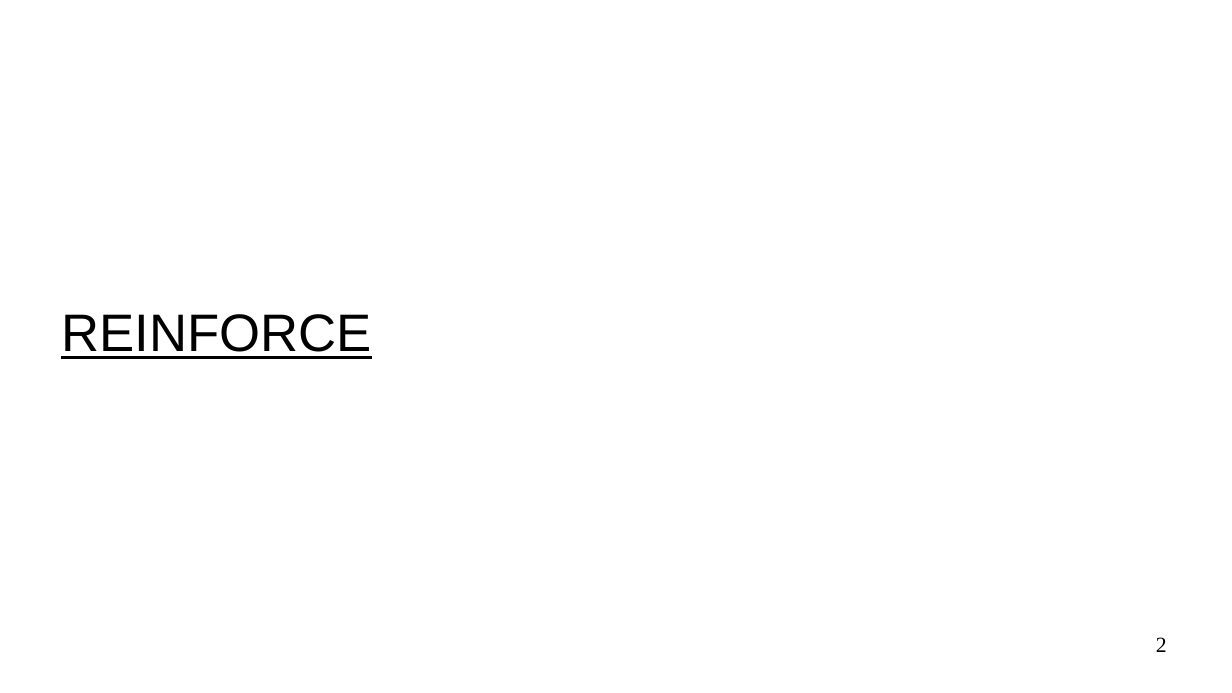
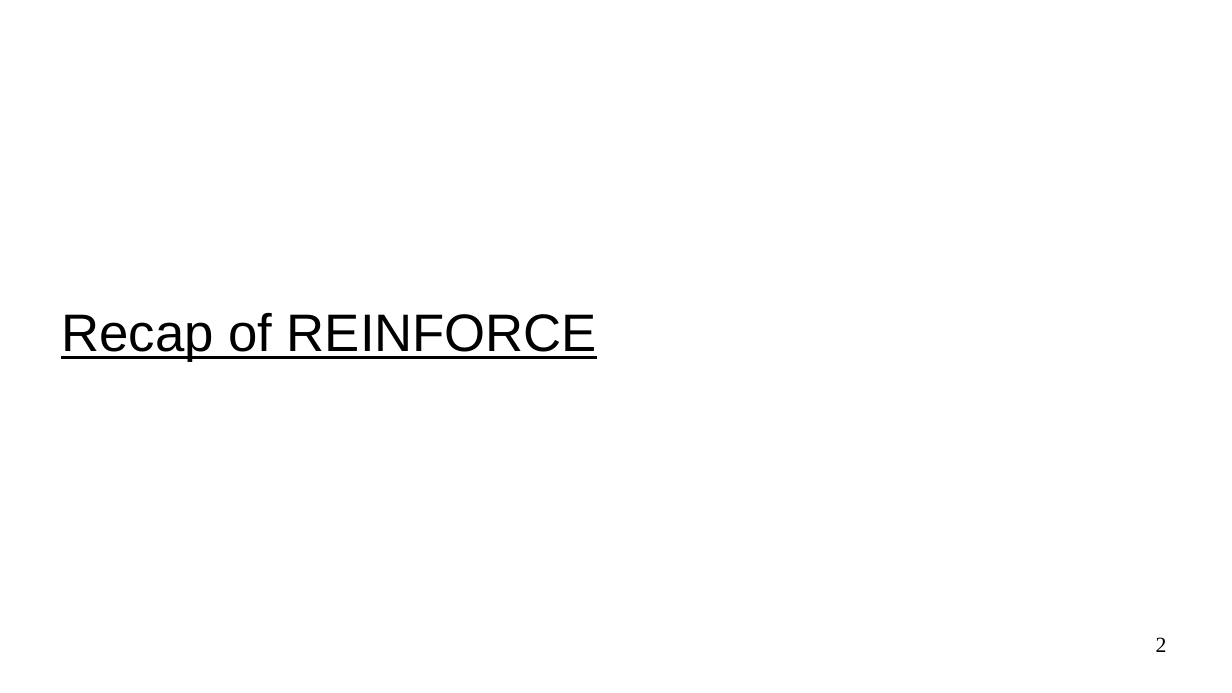
Before and after one commit to UVADS/reinforcement_learning, a slide deck: slide 2 of 08_policy_gradients_extensions/policy_gradients_extensions.ppt. Drawn at 1232x693 pixels with LibreOffice and Linux fonts; fonts in the diff are those of the drawing. Boxes give left, top, right and bottom in pixels: in the first picture for what was removed or moved away, otherwise in the second. Text is boxed around its words. In the diff, an @@ line names an element or a change of style, - is before the commit and + after.

```diff
--- a/08_policy_gradients_extensions/policy_gradients_extensions.ppt
+++ b/08_policy_gradients_extensions/policy_gradients_extensions.ppt
@@ title at box(61, 313, 597, 362): text changed @@
-REINFORCE
+Recap of REINFORCE
```
Also in this commit, not shown: 6 other slides changed, 3 slides added, 1 other file.
